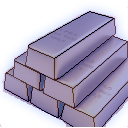
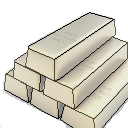
The second 128 x 128 image is a revision of the first. Changes to its layers:
hid "Divorium" over (0, 3, 128, 127)
showed "Tin" over (0, 8, 128, 128)
